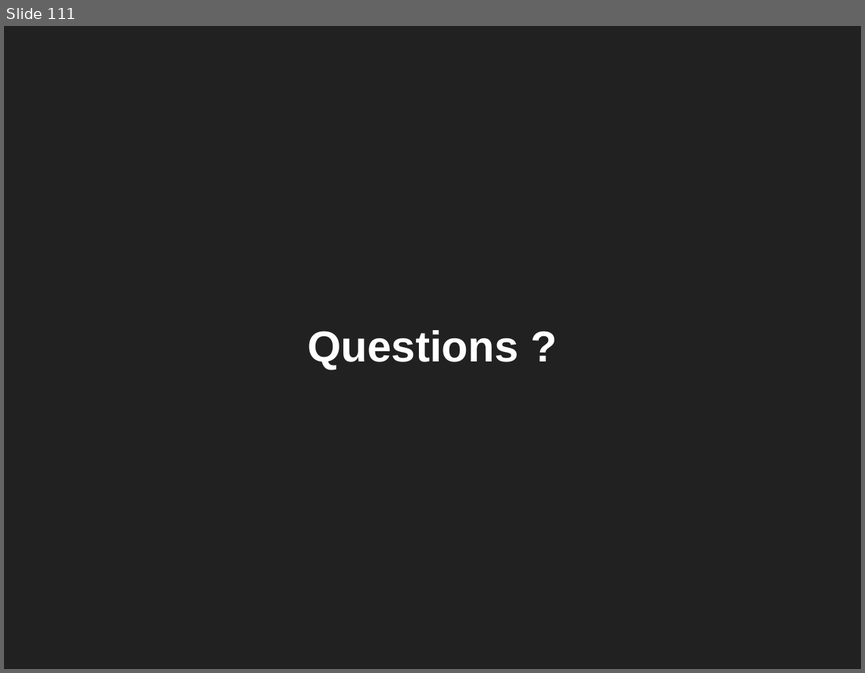
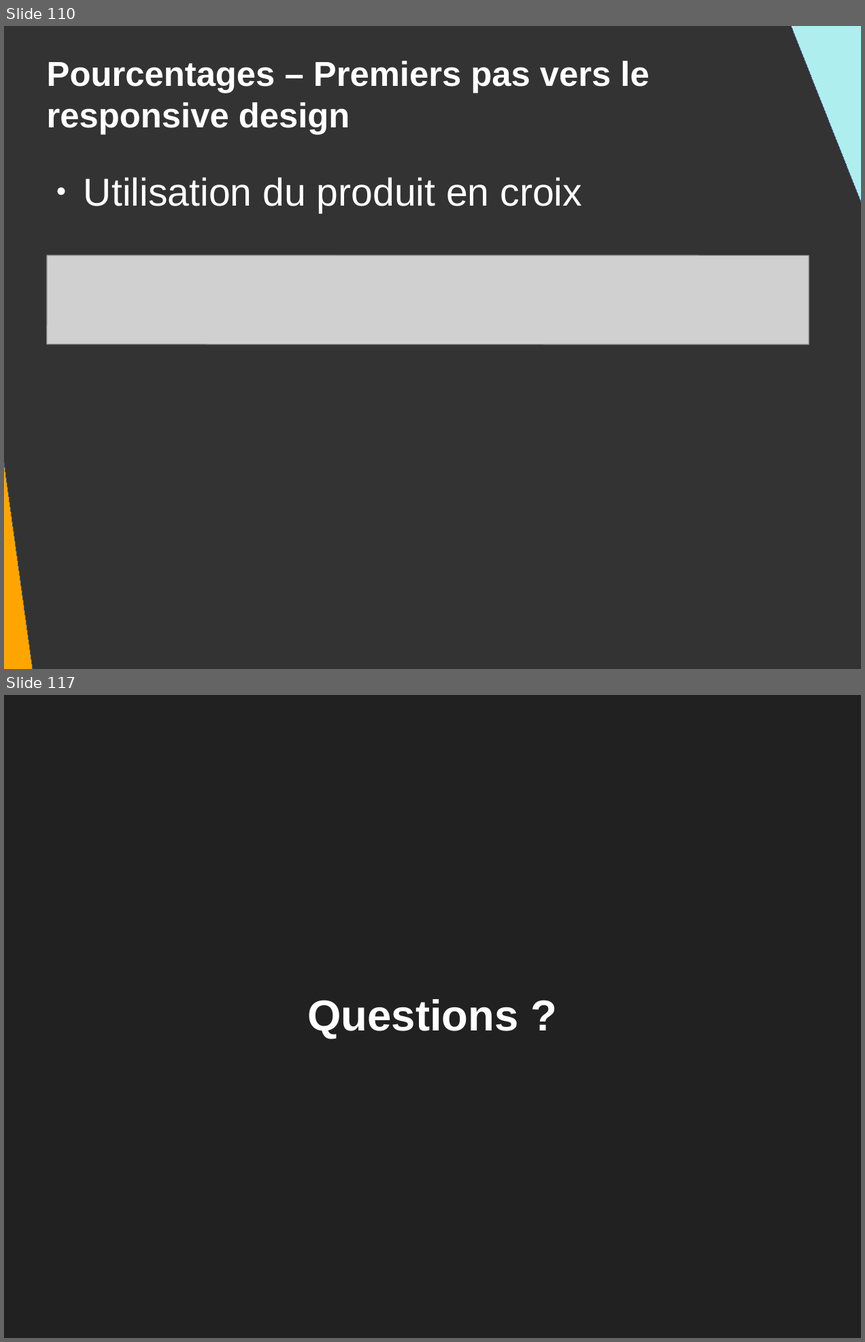
Before and after one commit to DanYellow/presentations, a slide deck: mmi/html/travaux-pratiques/numero-2/presentation.odp. Shown one above the other, each under a label of ours: slide 111 before the commit, slides 110 and 117 after it; the slides between them are not shown. The pictures are 865x673 and 865x1342 pixels, drawn with LibreOffice and Linux fonts; fonts in the diff are those of the drawing; grey boxes stand for pictures. Boxes give left, top, right and bottom in pixels: in the first picture for what was removed or moved away, otherwise in the second. Text is boxed around its words. In the diff, an @@ line names an element or a change of style, - is before the commit and + after.

```diff
--- a/mmi/html/travaux-pratiques/numero-2/presentation.odp
+++ b/mmi/html/travaux-pratiques/numero-2/presentation.odp
@@ slide 110 added at <box>4,26,861,669</box>, background #333333 @@
@@ right triangle added at <box>781,26,861,334</box>, fill #AFEEEE, outline #3465A4 0 pt @@
@@ title added at <box>47,61,649,134</box>, 32 pt, text #FFFFFF, bold @@
+Pourcentages – Premiers pas vers le responsive design
@@ right triangle added at <box>4,125,35,669</box>, fill #FFA500, outline #3465A4 0 pt @@
@@ text added at <box>84,177,583,212</box>, 36 pt, text #FFFFFF @@
+● Utilisation du produit en croix
@@ picture added at <box>47,255,808,345</box> @@
@@ what was slide 111 is now slide 117 @@
```
Also in this commit, not shown: 2 slides changed, 5 other slides added, 4 other files.
